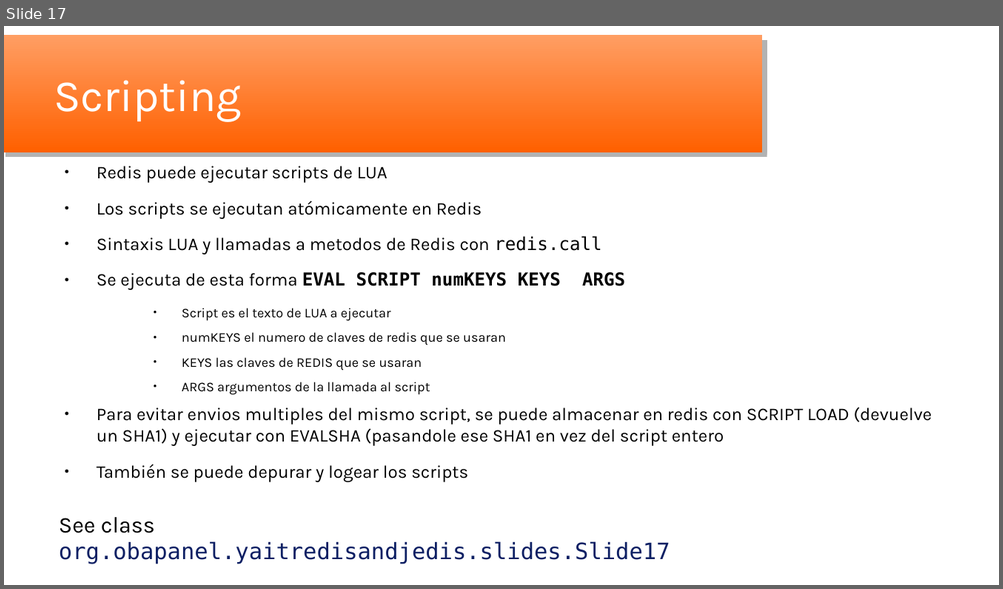
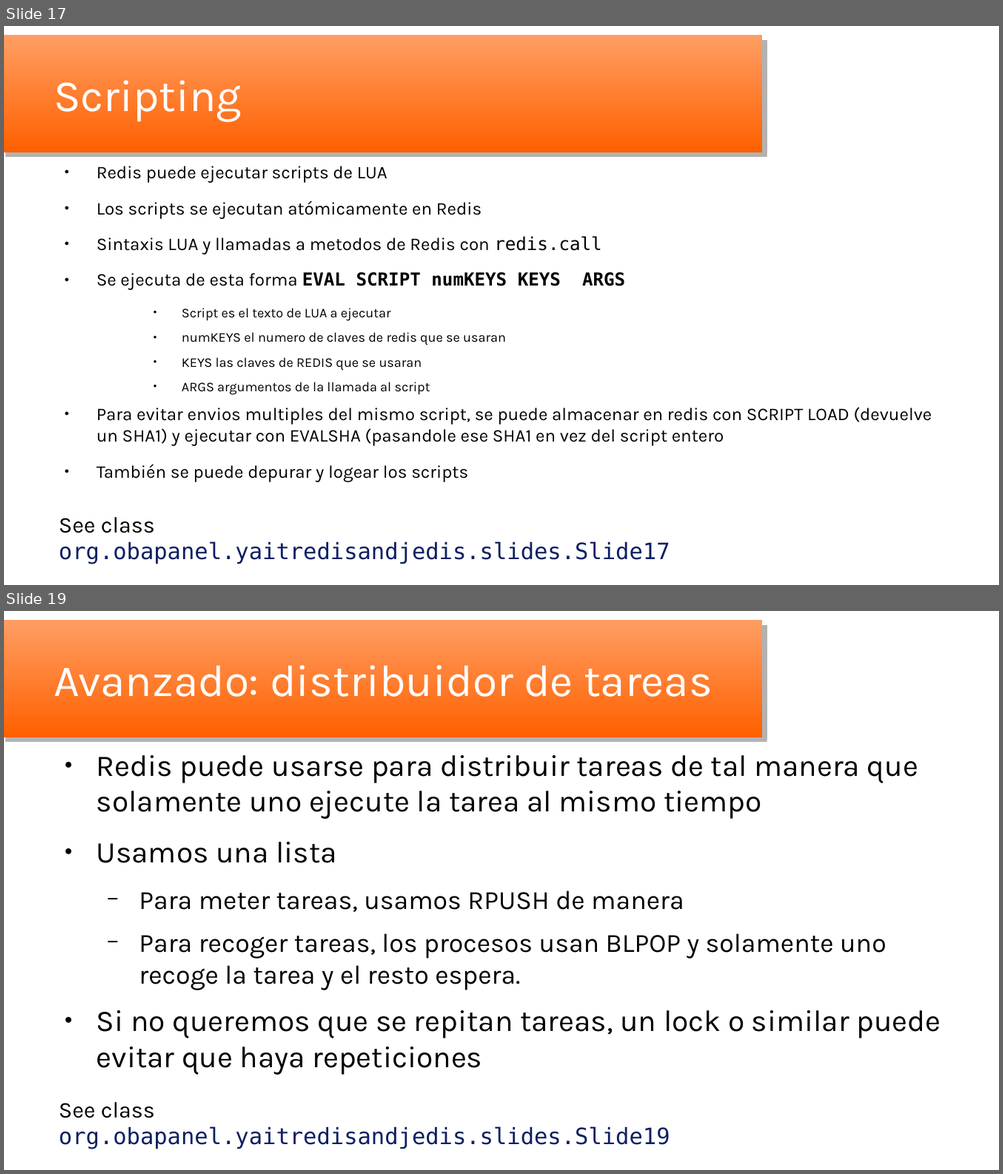
Before and after one commit to oscar-besga-panel/YaitRedisAndJedis, a slide deck: YaitRedisJedis_es.odp. Shown one above the other, each under a label of ours: slide 17 before the commit, slides 17 and 19 after it; the slides between them are not shown. The pictures are 1003x589 and 1003x1174 pixels, drawn with LibreOffice and Linux fonts; fonts in the diff are those of the drawing; background and template pictures are left out. Boxes give left, top, right and bottom in pixels: in the first picture for what was removed or moved away, otherwise in the second. Text is boxed around its words. In the diff, an @@ line names an element or a change of style, - is before the commit and + after.

```diff
--- a/YaitRedisJedis_es.odp
+++ b/YaitRedisJedis_es.odp
@@ slide 19 added at box(4, 611, 999, 1170), background #FFFFFF; not listed: 1 template element that a slide beside it also shows @@
@@ title added at box(54, 665, 712, 697), 35.7 pt, text #FFFFFF @@
+Avanzado: distribuidor de tareas
@@ text added at box(96, 755, 941, 1075), 24.1 pt, text #000000 @@
+● Redis puede usarse para distribuir tareas de tal manera que solamente uno ejecute la tarea al mismo tiempo
+● Usamos una lista
+  − Para meter tareas, usamos RPUSH de manera
+  − Para recoger tareas, los procesos usan BLPOP y solamente uno recoge la tarea y el resto espera.
+● Si no queremos que se repitan tareas, un lock o similar puede evitar que haya repeticiones
@@ text added at box(59, 1102, 670, 1150), 18 pt, text #0D1F63 @@
+See class org.obapanel.yaitredisandjedis.slides.Slide19
```
Also in this commit, not shown: 1 slide changed, 2 other slides added, 5 other files.
